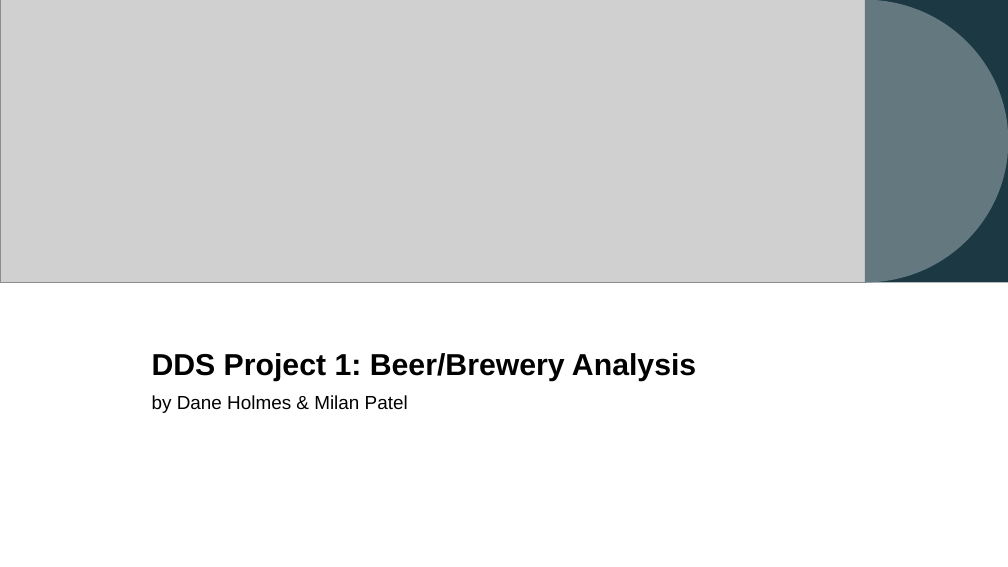
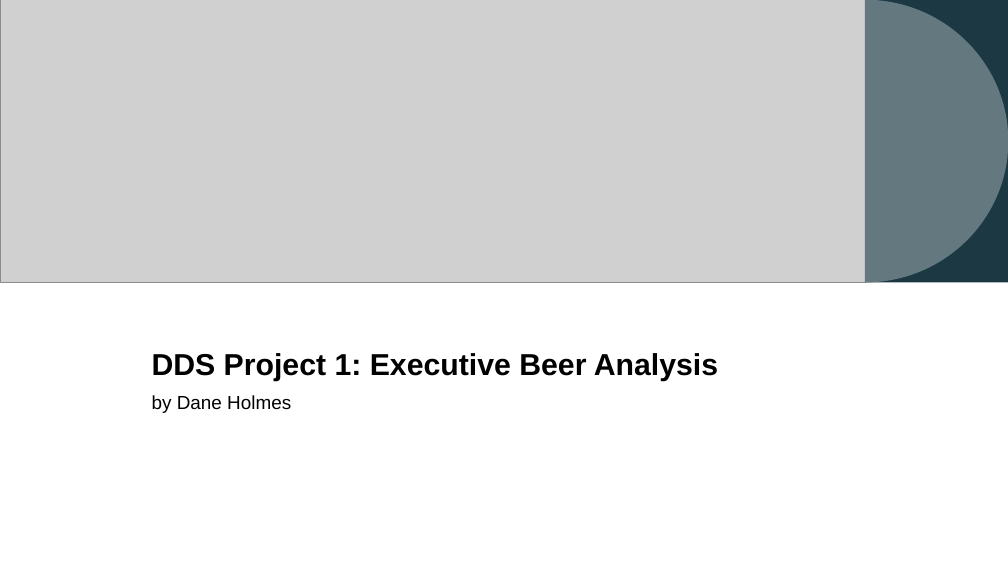
Before and after one commit to cdholmes11/DDS-Project-1, a slide deck: slide 1 of DDS_Project_1_Presentation_Dane.pptx. Drawn at 1008x567 pixels with LibreOffice and Linux fonts; fonts in the diff are those of the drawing; grey boxes stand for pictures. Boxes give left, top, right and bottom in pixels: in the first picture for what was removed or moved away, otherwise in the second. Text is boxed around its words. In the diff, an @@ line names an element or a change of style, - is before the commit and + after.

```diff
--- a/DDS_Project_1_Presentation_Dane.pptx
+++ b/DDS_Project_1_Presentation_Dane.pptx
@@ title at (x1=152, y1=353, x2=718, y2=381): text changed @@
-DDS Project 1: Beer/Brewery Analysis
+DDS Project 1: Executive Beer Analysis
@@ subtitle at (x1=152, y1=395, x2=291, y2=413): text changed @@
-by Dane Holmes & Milan Patel
+by Dane Holmes
```
Also in this commit, not shown: 7 other slides changed, 6 slides added, 4 slides removed, 1 other file.
